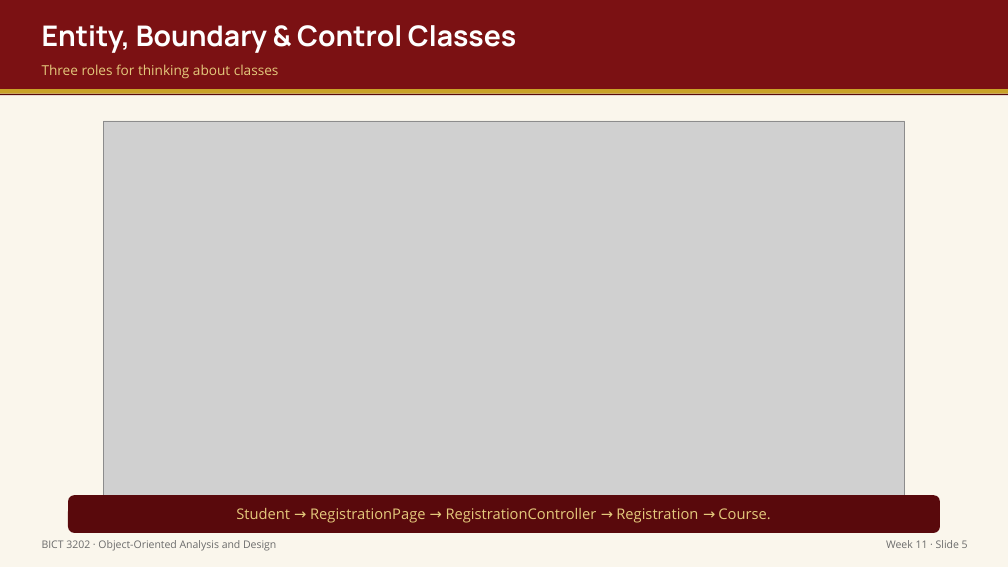
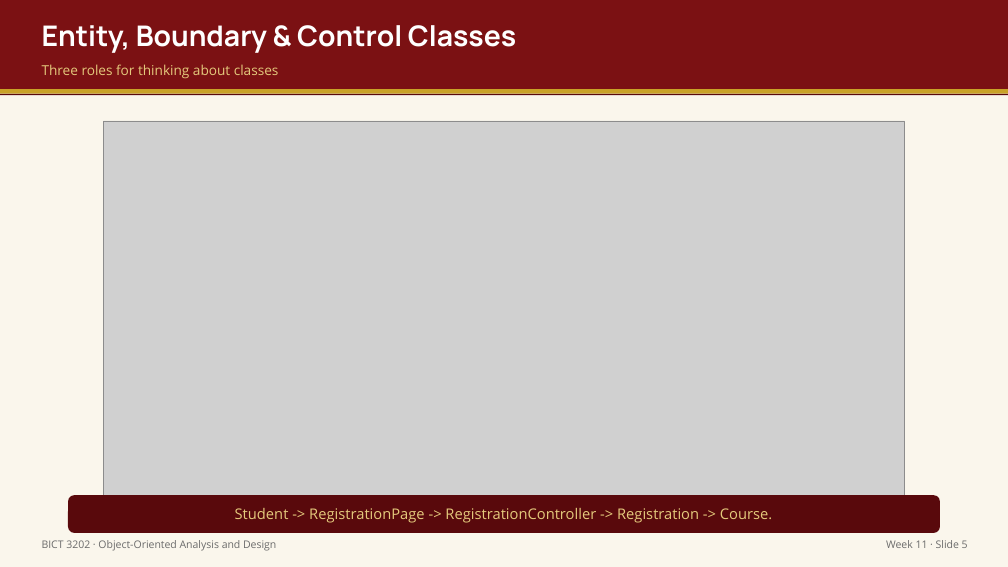
Before and after one commit to mrtc-solutions/OOP-MODULE, a slide deck: slide 6 of output/week11/Week11_Presentation_BICT3202_OOAD.pptx. Drawn at 1008x567 pixels with LibreOffice and Linux fonts; fonts in the diff are those of the drawing; grey boxes stand for pictures. Boxes give left, top, right and bottom in pixels: in the first picture for what was removed or moved away, otherwise in the second. Text is boxed around its words. In the diff, an @@ line names an element or a change of style, - is before the commit and + after.

```diff
--- a/output/week11/Week11_Presentation_BICT3202_OOAD.pptx
+++ b/output/week11/Week11_Presentation_BICT3202_OOAD.pptx
@@ text at [235,508,772,523]: text changed @@
-Student → RegistrationPage → RegistrationController → Registration → Course.
+Student -> RegistrationPage -> RegistrationController -> Registration -> Course.
```
Also in this commit, not shown: 4 other slides changed, 44 other files.
